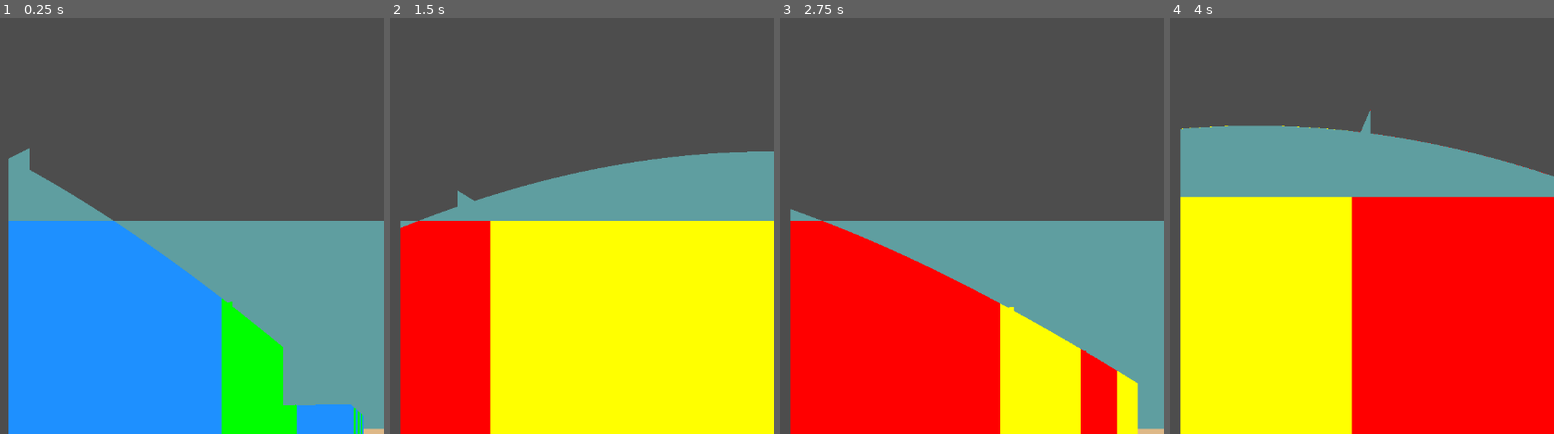
Above: before the commit, frames 1-4 (left to right).
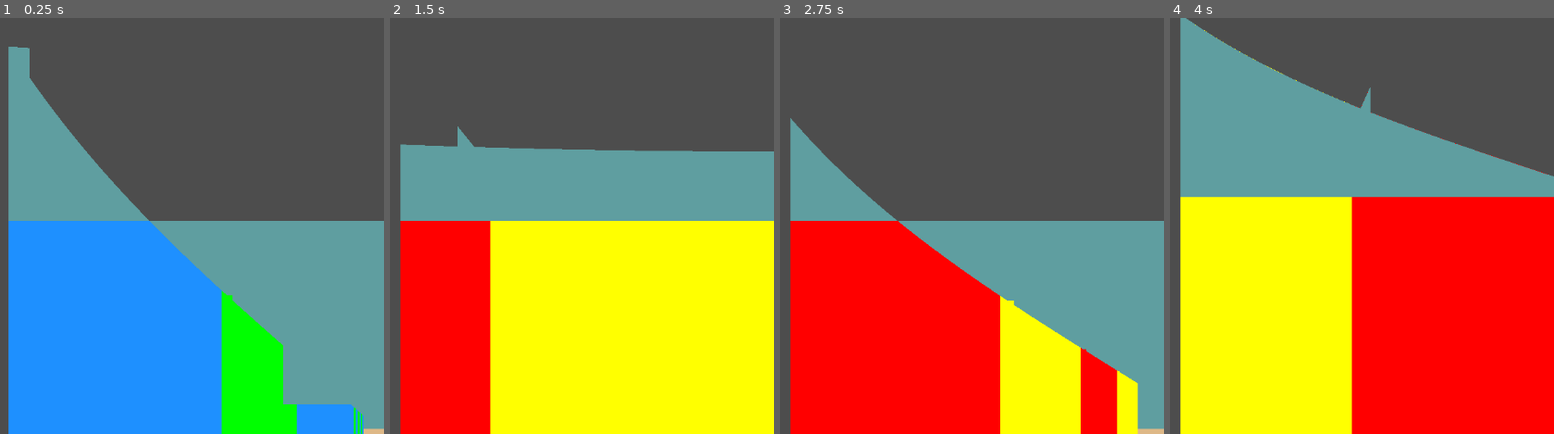
Above: after the commit, the same moments.

Repository: binary-soup/Raycasting
Game: Godot game, scene res://main.tscn
Two runs of this game, one before a commit and one after it. Both use one fixed random seed, a clock stepped at 60 frames per second and the inputs below.
Inputs:
- Up to frame 1 (0.25 s): no input
- Up to frame 2 (1.5 s): tap Enter at 0.5 s; hold D (rotate_right) 0.53-1.28 s; hold S (move_back) from 1.28 s (still down)
- Up to frame 3 (2.75 s): tap Space at 2 s; release S (move_back) at 2.03 s; hold D (rotate_right) from 2.03 s (still down)
- Up to frame 4 (4 s): release D (rotate_right) at 2.78 s; hold W (move_forward) 2.78-3.53 s; hold A (rotate_left) from 3.53 s (still down)

The runs differ from the first frame. In frame 1, 6.3% of the frame differs, in the area x 2-93%, y 6-94%; in frame 2, 6.6%; in frame 3, 5.3%; in frame 4, 8.0%, in the area x 2-96%, y 0-37%.

Commit message:
fish eye fix

Diff:
--- a/main.gd
+++ b/main.gd
@@ -56,7 +56,7 @@
 	while true:
 		pos = _calc_intersection_point(pos, dir) + dir
 
-		var dist := pos.distance_to(start_pos)
+		var dist := pos.distance_to(start_pos) * cos(angle) # fish eye fix
 		if dist > 1000:
 			break
 
